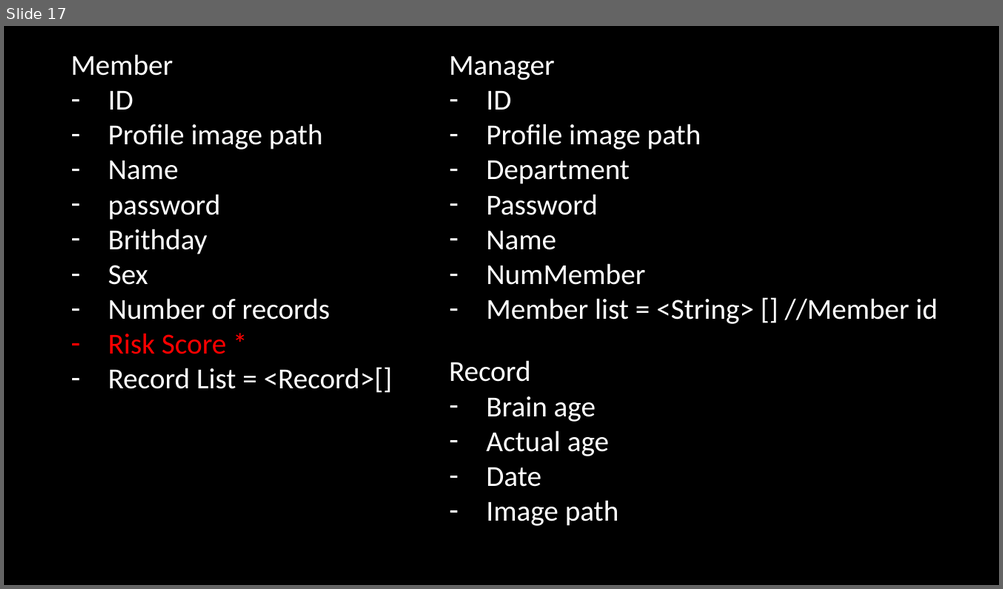
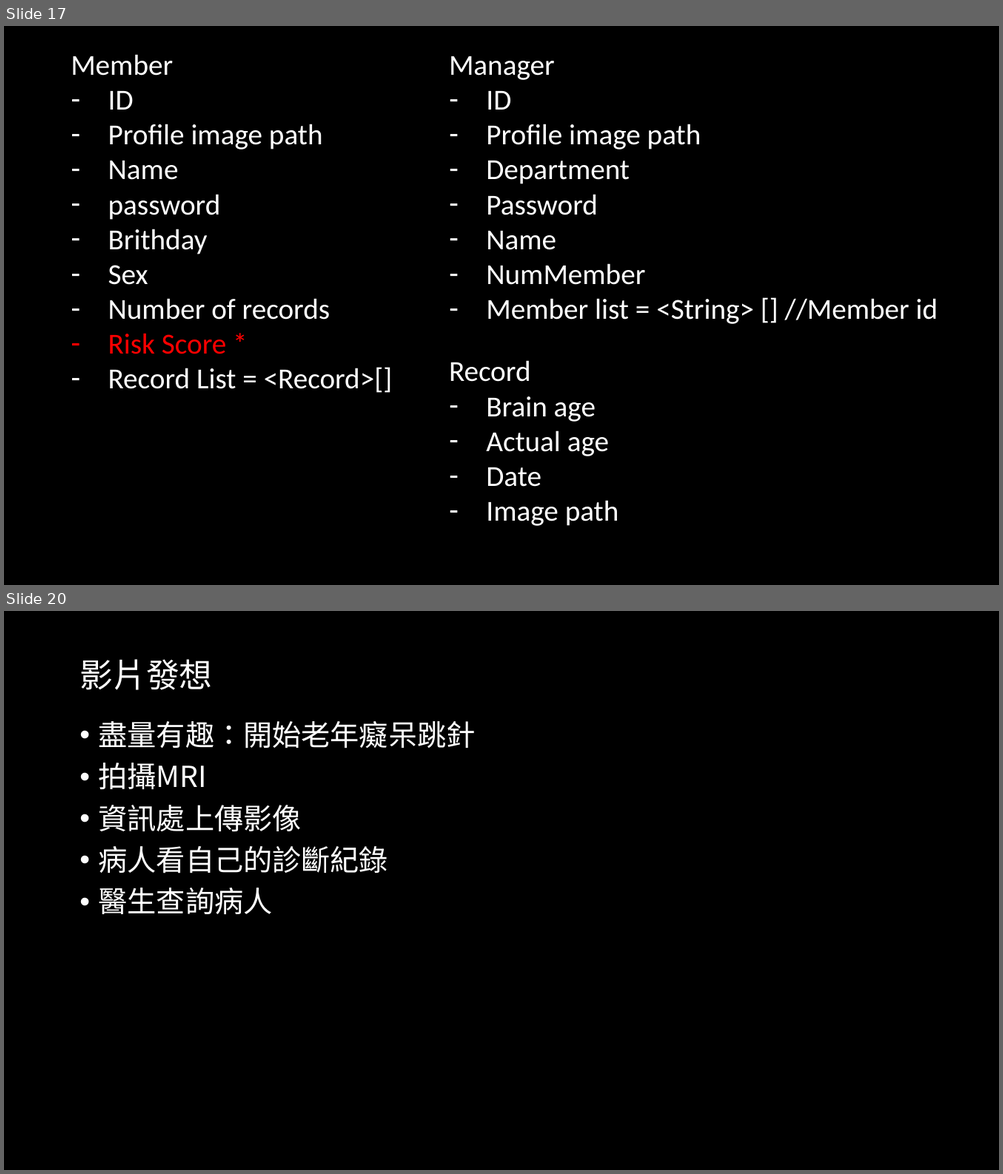
Before and after one commit to 1leo23/Product-packaging, a slide deck: 會議記錄/會議記錄.pptx. Shown one above the other, each under a label of ours: slide 17 before the commit, slides 17 and 20 after it; the slides between them are not shown. The pictures are 1003x589 and 1003x1174 pixels, drawn with LibreOffice and Linux fonts; fonts in the diff are those of the drawing. Boxes give left, top, right and bottom in pixels: in the first picture for what was removed or moved away, otherwise in the second. Text is boxed around its words. In the diff, an @@ line names an element or a change of style, - is before the commit and + after.

```diff
--- a/會議記錄/會議記錄.pptx
+++ b/會議記錄/會議記錄.pptx
@@ slide 20 added at <box>4,611,999,1170</box>, background #000000 @@
@@ title added at <box>79,659,212,690</box>, 32 pt, text #FFFFFF @@
+影片發想
@@ text added at <box>99,721,475,914</box>, 28 pt, text #FFFFFF @@
+• 盡量有趣：開始老年癡呆跳針
+• 拍攝MRI
+• 資訊處上傳影像
+• 病人看自己的診斷紀錄
+• 醫生查詢病人
```
Also in this commit, not shown: 2 slides changed, 2 other slides added, 2 other files.
